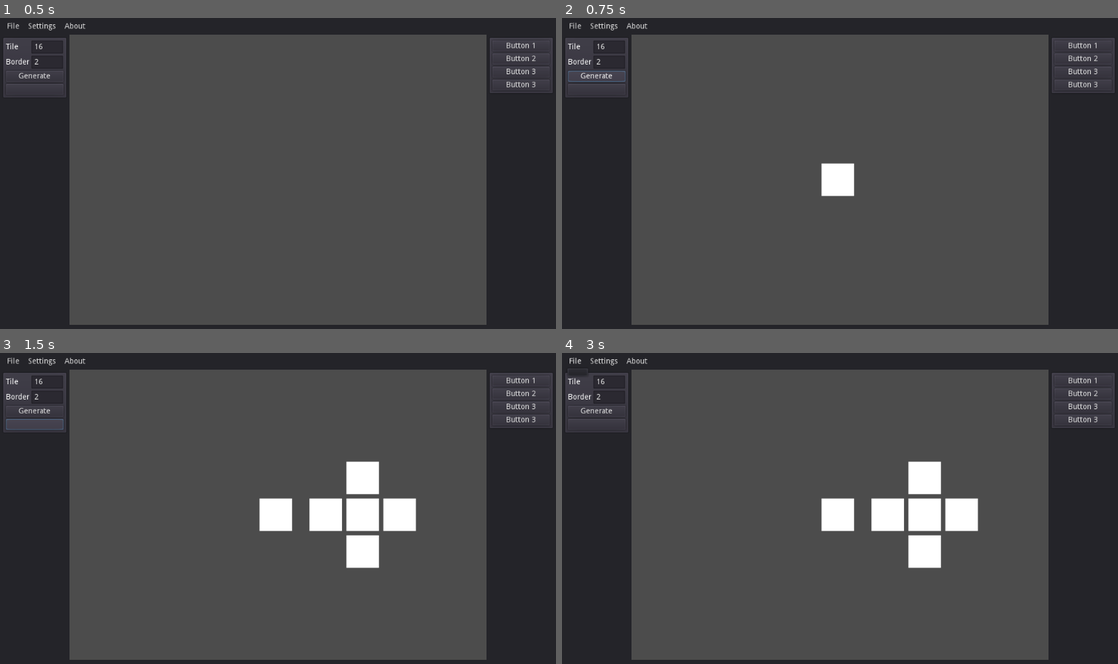
Above: before the commit, frames 1-4 (two rows, left to right).
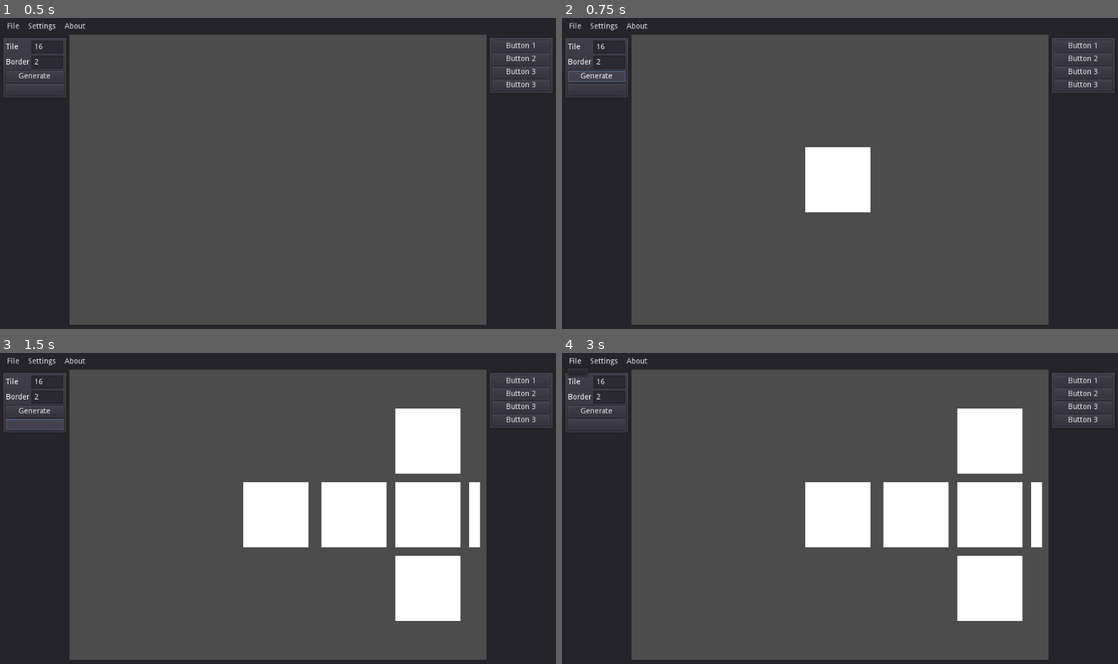
Above: after the commit, the same moments.

Repository: grusad/quick-tilemap-maker
Game: Godot game, scene res://src/MainGUI.tscn
Two runs of this game, one before a commit and one after it. Both use one fixed random seed, a clock stepped at 60 frames per second and the inputs below.
Inputs (mouse positions are in pixels of both pictures, inside the frame that each line leads up to):
- Up to frame 1 (0.5 s): no input
- Up to frame 2 (0.75 s): click "Generate" at 0.5 s
- Up to frame 3 (1.5 s): click (33, 424) at 1.25 s
- Up to frame 4 (3 s): click (595, 424) at 2 s; click "File" at 2.75 s

Frame 1 is identical in both runs. In frame 2, 1.9% of the frame differs, in the area x 43-56%, y 41-63%; in frame 3, 12%, in the area x 43-87%, y 17-87%; in frame 4, 12%.

Commit message:
added stuff

Diff:
--- a/src/Canvas.gd
+++ b/src/Canvas.gd
@@ -36,18 +36,18 @@
 
 func process_next_step():
 	var data : Image = tile.data
-	var offset = Vector2(40, 0)
+	var offset = Vector2(70, 0)
 	var northTile = Tile.new(tile_size, Tile.BITMASK_TYPE.S, get_section_of_data(data, [0, 1, 2, 3, 4, 5, 3, 4, 5]))
 	add_child(northTile)
-	northTile.position = Vector2(0, -17) + offset
+	northTile.position = Vector2(0, -17 * 2) + offset
 
 	var southTile = Tile.new(tile_size, Tile.BITMASK_TYPE.N, get_section_of_data(data, [3, 4, 5, 3, 4, 5, 6, 7, 8]))
 	add_child(southTile)
-	southTile.position = Vector2(0, 17) + offset
+	southTile.position = Vector2(0, 17 * 2) + offset
 
 	var westTile = Tile.new(tile_size, Tile.BITMASK_TYPE.E, get_section_of_data(data, [0, 1, 1, 3, 4, 4, 6, 7, 7]))
 	add_child(westTile)
-	westTile.position = Vector2(-17, 0) + offset
+	westTile.position = Vector2(-17 * 2, 0) + offset
 
 	var centerTile = Tile.new(tile_size, Tile.BITMASK_TYPE.N_E_W_S, get_section_of_data(data, [8, 4, 6, 4, 4, 4, 2, 4, 0]))
 	add_child(centerTile)
@@ -56,9 +56,22 @@
 
 	var eastTile = Tile.new(tile_size, Tile.BITMASK_TYPE, get_section_of_data(data, [1, 1, 2, 4, 4, 5, 7, 7, 8]))
 	add_child(eastTile)
-	eastTile.position = Vector2(17, 0) + offset
-
-
+	eastTile.position = Vector2(17 * 2, 0) + offset
+
+func crop(start_position, size, data, source, start_offset = Vector2.ZERO):
+	start_position
+	var start_x = start_position.x
+	var start_y = start_position.y
+	var part_size = int(tile_size.x / 3)
+	var xa = 0
+	var ya = 0
+	if start_offset.x > 0:
+		xa = 1
+	if start_offset.y > 0:
+		ya = 1
+	for x in size.x:
+		for y in size.y:
+			source.set_pixel(x + start_offset.x , y + start_offset.y, data.get_pixel(x + start_x * part_size + start_offset.x, y + start_y * part_size + start_offset.y))
 
 func get_section_of_data(data, sections):
 	var new_sections = []
@@ -66,55 +79,110 @@
 	for i in range(sections.size()):
 		var section = sections[i]
 		var start_position = Vector2.ZERO
+		var default_size = Vector2(int(tile_size.x / 3), int(tile_size.x / 3))
+		print(tile_size)
+		var part = Image.new()
+
+		part.create(default_size.x, default_size.y, false, Image.FORMAT_RGBA8)
+		var border_width_box = Vector2(2, default_size.y)
+		var border_height_box = Vector2(default_size.x, 2)
+		var start_offset_length = default_size.x - 2
+		part.lock()
 		match section:
-			0: start_position = Vector2.ZERO
-			1: start_position = Vector2(1, 0)
-			2: start_position = Vector2(2, 0)
-			3: start_position = Vector2(0, 1)
-			4: start_position = Vector2(1, 1)
-			5: start_position = Vector2(2, 1)
-			6: start_position = Vector2(0, 2)
-			7: start_position = Vector2(1, 2)
-			8: start_position = Vector2(2, 2)
+			0:
+				start_position = Vector2.ZERO
+				crop(start_position, border_width_box, data, part)
+				crop(start_position, border_height_box, data, part)
+
+			1:
+				start_position = Vector2(1, 0)
+				crop(start_position, border_height_box, data, part)
+
+			2:
+				start_position = Vector2(2, 0)
+				crop(start_position, border_height_box, data, part)
+				crop(start_position, border_width_box, data, part, Vector2(start_offset_length, 0))
+
+			3:
+				start_position = Vector2(0, 1)
+				crop(start_position, border_width_box, data, part)
+
+			4:
+				start_position = Vector2(1, 1)
+				crop(start_position, default_size, data, part) # FIX DIS
+
+			5:
+				start_position = Vector2(2, 1)
+				crop(start_position, border_width_box, data, part, Vector2(start_offset_length, 0))
+
+			6:
+				start_position = Vector2(0, 2)
+				crop(start_position, border_width_box, data, part)
+				crop(start_position, border_height_box, data, part, Vector2(0, start_offset_length))
+
+			7:
+				start_position = Vector2(1, 2)
+				crop(start_position, border_height_box, data, part, Vector2(0, start_offset_length))
+
+			8:
+				start_position = Vector2(2, 2)
+				crop(start_position, border_width_box, data, part, Vector2(start_offset_length, 0))
+				crop(start_position, border_height_box, data, part, Vector2(0, start_offset_length))
 
 		var part_placement = Vector2.ZERO
 
+		var t
 		match i:
-			0: part_placement = Vector2.ZERO
-			1: part_placement = Vector2(1, 0)
-			2: part_placement = Vector2(2, 0)
-			3: part_placement = Vector2(0, 1)
-			4: part_placement = Vector2(1, 1)
-			5: part_placement = Vector2(2, 1)
-			6: part_placement = Vector2(0, 2)
-			7: part_placement = Vector2(1, 2)
-			8: part_placement = Vector2(2, 2)
-
-		var part = Image.new()
-		var part_width = int(tile_size.x / 3)
-		var part_height = int(tile_size.y / 3)
-
-		part.create(part_width, part_height, false, Image.FORMAT_RGBA8)
-		part.lock()
-		for x in part_width:
-			for y in part_height:
-				print(x + start_position.x * part_width)
-				part.set_pixel(x, y, data.get_pixel(x + start_position.x * part_width, y + start_position.y * part_height))
+			0:
+				part_placement = Vector2.ZERO
+				t = Color.red
+			1:
+				part_placement = Vector2(1, 0)
+				t = Color.blue
+			2:
+				part_placement = Vector2(2, 0)
+				t = Color.green
+			3:
+				part_placement = Vector2(0, 1)
+				t = Color.yellow
+			4:
+				part_placement = Vector2(1, 1)
+				t = Color.brown
+			5:
+				part_placement = Vector2(2, 1)
+				t = Color.violet
+			6:
+				part_placement = Vector2(0, 2)
+				t = Color.sienna
+			7:
+				part_placement = Vector2(1, 2)
+				t = Color.salmon
+			8:
+				part_placement = Vector2(2, 2)
+				t = Color.coral
+
+
+		for x in part.get_width():
+			for y in part.get_height():
+				var current_pixel = part.get_pixel(x, y)
+				if current_pixel.a == 0:
+					part.set_pixel(x, y, data.get_pixel(x + start_position.x * default_size.x, y + start_position.y * default_size.y))
 
 		part.unlock()
-		new_sections.push_back([Vector2(part_placement * Vector2(part_width, part_height)), part])
+
+
+
+		new_sections.push_back([Vector2(part_placement * Vector2(default_size.x, default_size.y)), part])
 	data.unlock()
 	return new_sections
 
 
 
 
-
 func _process(delta):
 	update()
 
 func _input(event):
-	print(event)
 	if not event is InputEventMouse:
 		return
 
--- a/src/MainGUI.gd
+++ b/src/MainGUI.gd
@@ -6,4 +6,4 @@
 
 
 func _on_GenerateButton_pressed():
-	canvas.generate_template(Vector2(15, 15))
+	canvas.generate_template(Vector2(30, 30))
